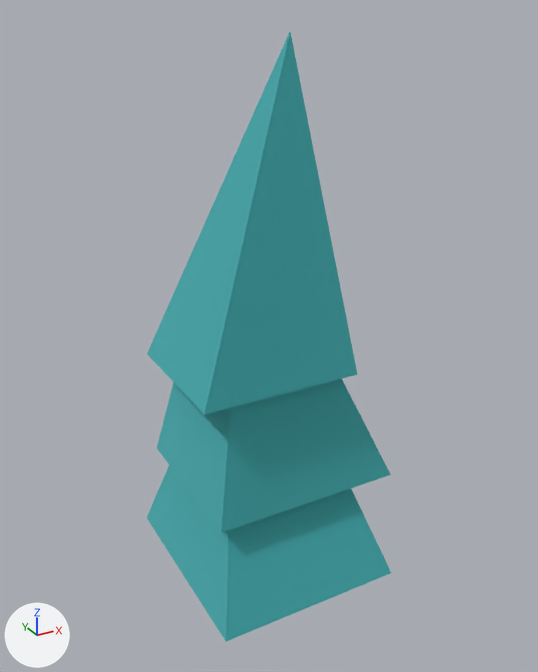
One commit to the glTF model public/models/nf2/nature/tree_pineSmallC.glb: the scene before it, then after it.
Camera for both pictures: a 50 mm camera at (-0.582, -1.102, 1.105) aimed at (0.024, -0.001, 0.554). Lighting does not change. The marker at lower left points along +X, +Y and +Z. The picture after the commit comes second. Where no turn or scale is listed for an object, it has been applied to the vertices.

Objects in the first picture: 'tree_pineSmallC'.
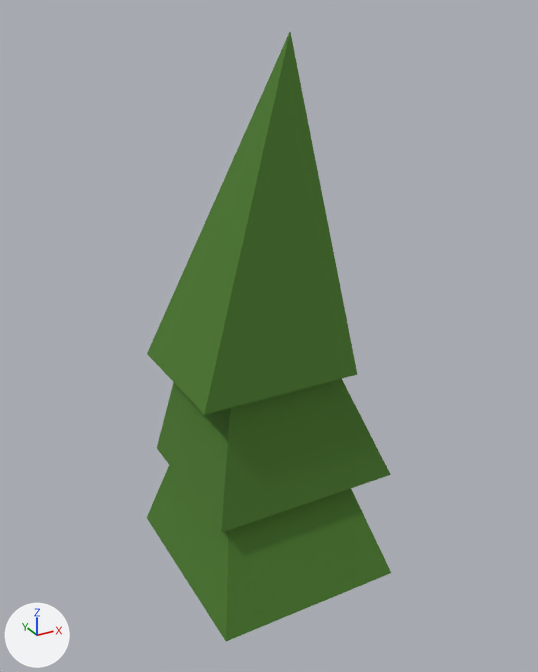
Edits to the scene script, one JSON object a line:
```json
{"op": "set", "path": "mat_leafsdark.metallic", "old": "1.0", "new": "0.0"}
{"op": "set", "path": "mat_leafsdark.base_color", "old": "(0.169, 0.651, 0.667)", "new": "(0.0685, 0.195, 0.0222)", "note": "cyan #72d3d5 -> dark green #4a7a29"}
{"op": "remove", "block": "ob_tmpparent", "code": ["ob_tmpparent = bpy.data.objects.new('tmpParent', None)", "ob_tmpparent.location = (0.0, 0.0, 0.0)"]}
```

Where the change shows, as pixel boxes (x1, y1, x2, y2) in the pictures (538 x 672 px):
```json
{"object": "tree_pineSmallC", "change": "recoloured, surface changed", "before": [147, 32, 391, 641], "after": [147, 32, 391, 641], "on screen": "cyan to dark green"}
```
